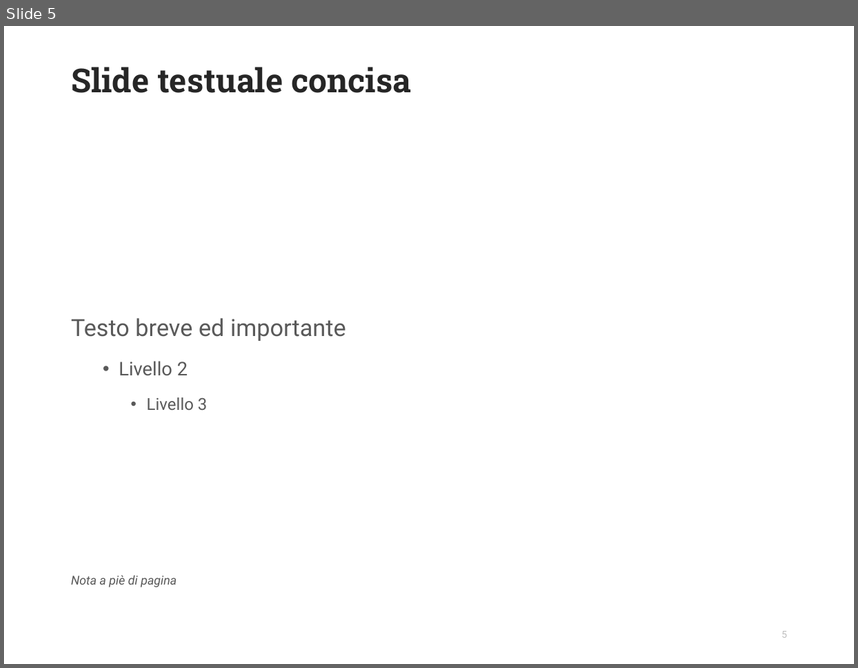
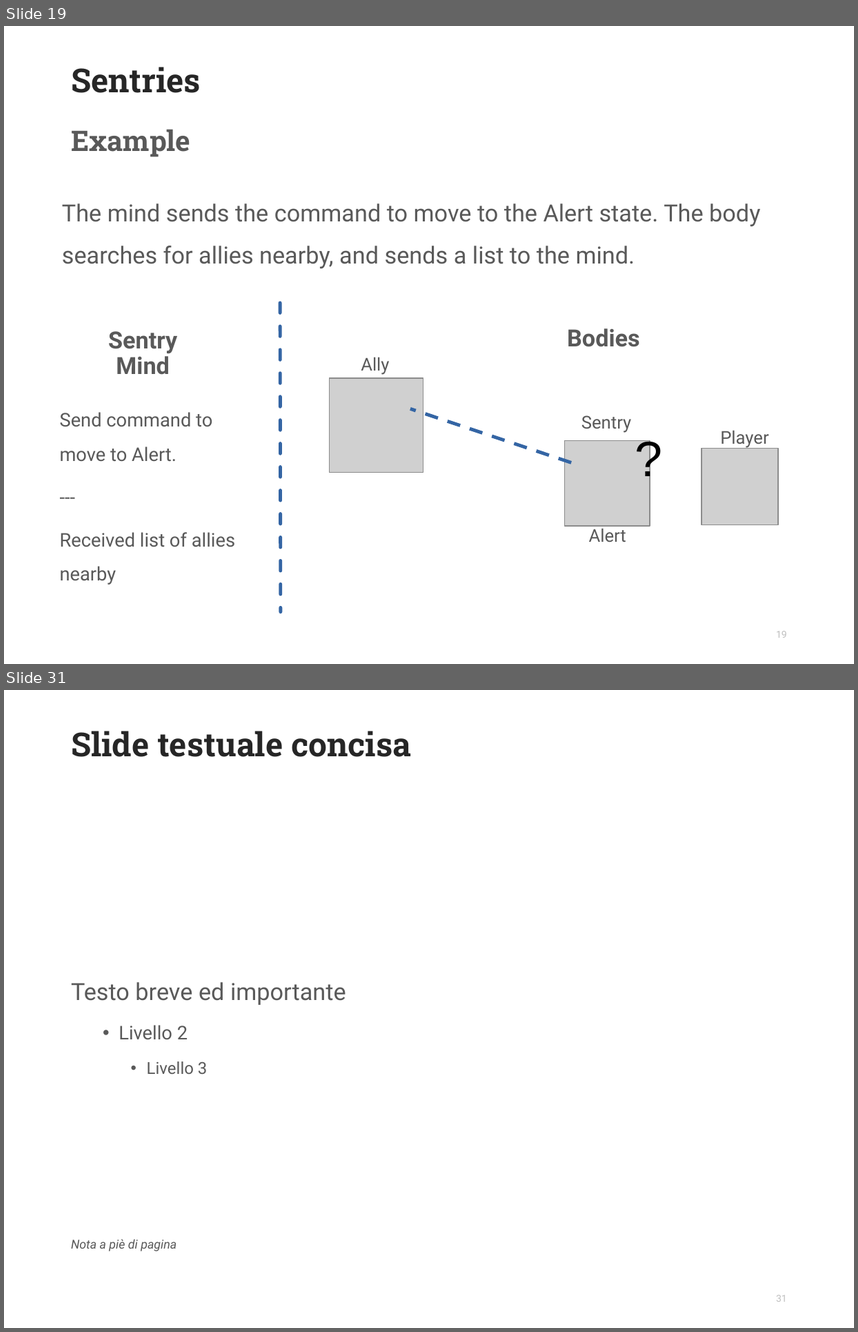
Before and after one commit to inkeaton/TakeThemOut, a slide deck: S4965918_SDAI_NLP_Slides.odp. Shown one above the other, each under a label of ours: slide 5 before the commit, slides 19 and 31 after it; the slides between them are not shown. The pictures are 858x668 and 858x1332 pixels, drawn with LibreOffice and Linux fonts; fonts in the diff are those of the drawing; grey boxes stand for pictures; background and template pictures are left out. Boxes give left, top, right and bottom in pixels: in the first picture for what was removed or moved away, otherwise in the second. Text is boxed around its words. In the diff, an @@ line names an element or a change of style, - is before the commit and + after.

```diff
--- a/S4965918_SDAI_NLP_Slides.odp
+++ b/S4965918_SDAI_NLP_Slides.odp
@@ slide 19 added at [4,26,854,664], background #FFFFFF @@
@@ title added at [71,67,201,93], 28 pt, text #262626, bold @@
+Sentries
@@ text added at [71,129,190,157], 24 pt, text #595959, bold @@
+Example
@@ text added at [62,203,760,269], 20 pt, text #595959 @@
+The mind sends the command to move to the Alert state. The body searches for allies nearby, and sends a list to the mind.
@@ line added from (280, 302) to (280, 612), #3465A4 2.83 pt dashed @@
@@ text added at [108,331,177,374], 20 pt, text #595959, bold @@
+Sentry
+Mind
@@ text added at [567,328,640,347], 20 pt, text #595959, bold @@
+Bodies
@@ text added at [361,357,389,374], 15 pt, text #595959 @@
+Ally
@@ picture added at [330,378,424,472] @@
@@ text added at [60,412,235,584], 16 pt, text #595959 @@
+Send command to move to Alert.
+---
+Received list of allies nearby
@@ line added from (571, 462) to (410, 408), #3465A4 2.83 pt dashed @@
@@ text added at [582,415,631,432], 15 pt, text #595959 @@
+Sentry
@@ text added at [626,423,671,487], 42 pt, text #000000 @@
+?
@@ text added at [720,430,769,448], 15 pt, text #595959 @@
+Player
@@ picture added at [565,440,650,525] @@
@@ picture added at [702,448,778,525] @@
@@ text added at [589,525,626,541], 15 pt, text #595959 @@
+Alert
@@ page number added at [776,630,787,637], 8.2 pt, text #BFBFBF @@
+19
@@ what was slide 5 is now slide 31 @@
@@ page number at [776,1294,787,1301]: text changed @@
-5
+31
```
Also in this commit, not shown: 1 slide changed, 27 other slides added, 2 slides removed, 9 other files.
